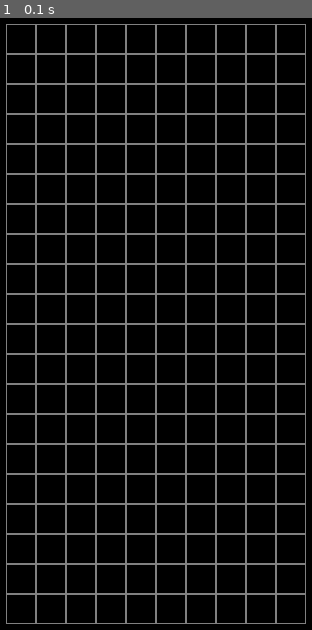
Above: before the commit, frame 1.
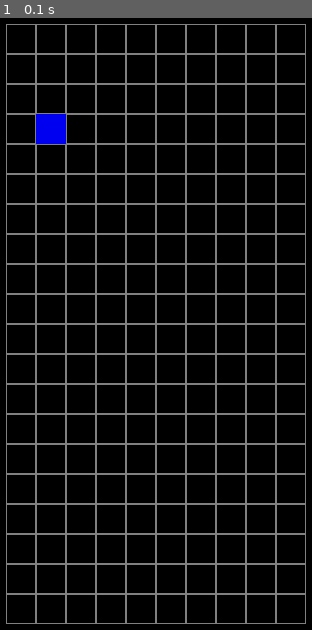
Above: after the commit, the same moment.

Repository: dawidduraj/pygame-tetris
Game: pygame game, started from game.py
The game is run twice, just before and just after one commit, with the same random seed, the same clock (stepped at 60 frames per second) and the same inputs.
Inputs:
- Up to frame 1 (0.1 s): no input

The runs differ from the first frame. In frame 1, 0.5% of the frame differs, in the area x 11-22%, y 15-21%.

Commit message:
Add tetromino colors

Diff:
--- a/game.py
+++ b/game.py
@@ -23,6 +23,9 @@
                 row.append(-1)
             self.field.append(row)
 
+        # testing
+        self.field[1][3] = 1
+
 # variables/constants
 WIDTH = 600
 HEIGHT = 660
@@ -30,7 +33,26 @@
 FPS = 20
 COLORS = {
     "BACKGROUND": (0,0,0),
-    "GRID": (128,128,128)
+    "GRID": (128,128,128),
+    0: (0, 240, 240),      # cyan -> ####
+
+    1: (0, 0, 240),        # blue   -> #
+                                       ####
+
+    2: (240, 0, 160),      # orange ->   #
+                                       ###
+
+    3: (240, 240, 0),      # yellow ->  ##
+                                        ##
+
+    4: (0, 240, 0),        # green ->   ##
+                                       ##
+
+    5: (160, 0, 240),      # purple ->   #
+                                       ###
+
+    6: (240, 0, 0),        # red -> ##
+                                     ##
 }
 
 game = Tetris(10,20)
@@ -53,7 +75,10 @@
     # draw grid
     for i in range(0, game.rows):
         for j in range(0, game.columns):
-            pygame.draw.rect(window, COLORS["GRID"],[ i*CELLSIZE + CELLSIZE, j*CELLSIZE + CELLSIZE, CELLSIZE, CELLSIZE],1)
+            if game.field[i][j] == -1:
+                pygame.draw.rect(window, COLORS["GRID"],[ i*CELLSIZE + CELLSIZE, j*CELLSIZE + CELLSIZE, CELLSIZE, CELLSIZE],1)
+            else:
+                pygame.draw.rect(window, COLORS[game.field[i][j]],[ i*CELLSIZE + CELLSIZE, j*CELLSIZE + CELLSIZE, CELLSIZE, CELLSIZE])
 
     pygame.display.flip()
     clock.tick(FPS)
